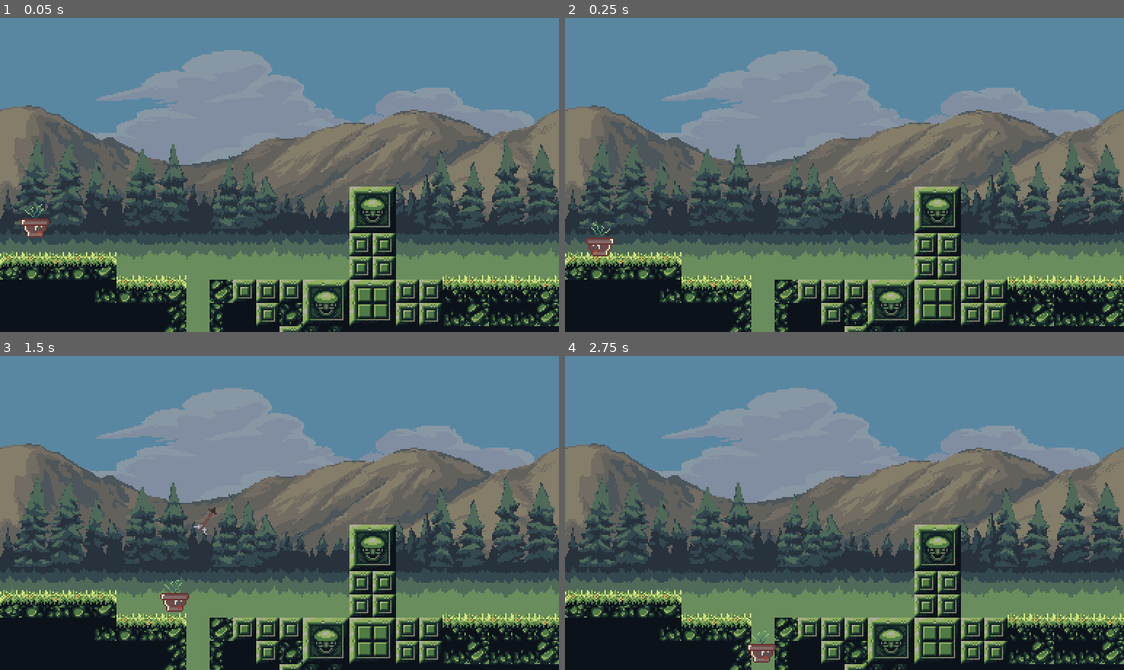
Above: before the commit, frames 1-4 (two rows, left to right).
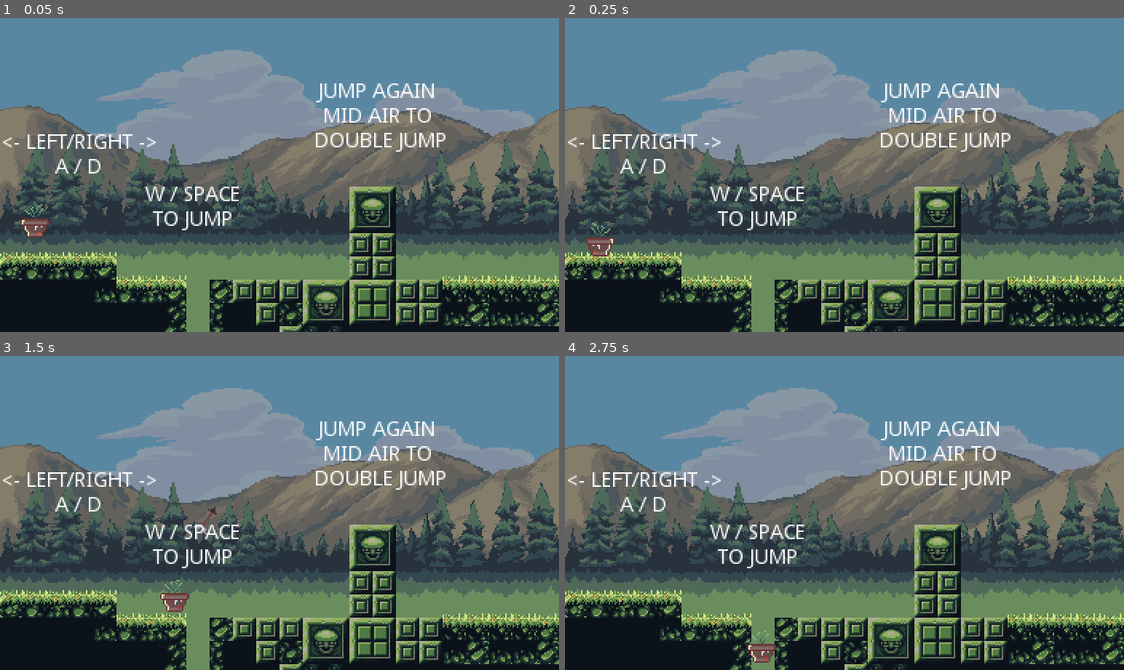
Above: after the commit, the same moments.

Repository: godot-wildlings/rogue
Game: Godot game, scene res://scenes/levels/level_01.tscn
Two runs of this game, one before a commit and one after it. Both use one fixed random seed, a clock stepped at 60 frames per second and the inputs below.
Inputs (mouse positions are in pixels of both pictures, inside the frame that each line leads up to):
- Up to frame 1 (0.05 s): no input
- Up to frame 2 (0.25 s): no input
- Up to frame 3 (1.5 s): tap Enter at 0.5 s; move the mouse to (402, 497) at 0.52 s; hold D (btn_right) from 0.53 s (still down); click (402, 497) at 0.6 s; tap W (btn_jump) at 0.77 s; move the mouse to (167, 528) at 1.27 s; click (167, 528) at 1.35 s
- Up to frame 4 (2.75 s): tap W (btn_jump) at 1.52 s; move the mouse to (900, 443) at 2.02 s; release D (btn_right) at 2.03 s; hold A (btn_left) from 2.03 s (still down); click (900, 443) at 2.1 s

The runs differ from the first frame. In frame 1, 2.4% of the frame differs, in the area x 0-80%, y 20-68%; in frame 2, 2.4%; in frame 3, 2.4%; in frame 4, 2.4%.

Commit message:
add tutorial labels in level_01

Diff:
--- a/scenes/levels/level_01.tscn
+++ b/scenes/levels/level_01.tscn
@@ -26,3 +26,36 @@
 position = Vector2( 768, 212 )
 
 [node name="parallax_02" parent="." instance=ExtResource( 4 )]
+
+[node name="Labels" type="Node" parent="."]
+
+[node name="LeftRightLabel" type="Label" parent="Labels"]
+margin_left = 1.08073
+margin_top = 71.3278
+margin_right = 108.081
+margin_bottom = 119.328
+text = "<- LEFT/RIGHT ->
+A / D"
+align = 1
+valign = 1
+
+[node name="JumpLabel" type="Label" parent="Labels"]
+margin_left = 80.3253
+margin_top = 107.177
+margin_right = 187.325
+margin_bottom = 155.177
+text = "W / SPACE
+TO JUMP"
+align = 1
+valign = 1
+
+[node name="DoubleJumpLabel" type="Label" parent="Labels"]
+margin_left = 205.607
+margin_top = 44.1582
+margin_right = 312.607
+margin_bottom = 92.1582
+text = "JUMP AGAIN
+MID AIR TO
+ DOUBLE JUMP"
+align = 1
+valign = 1
